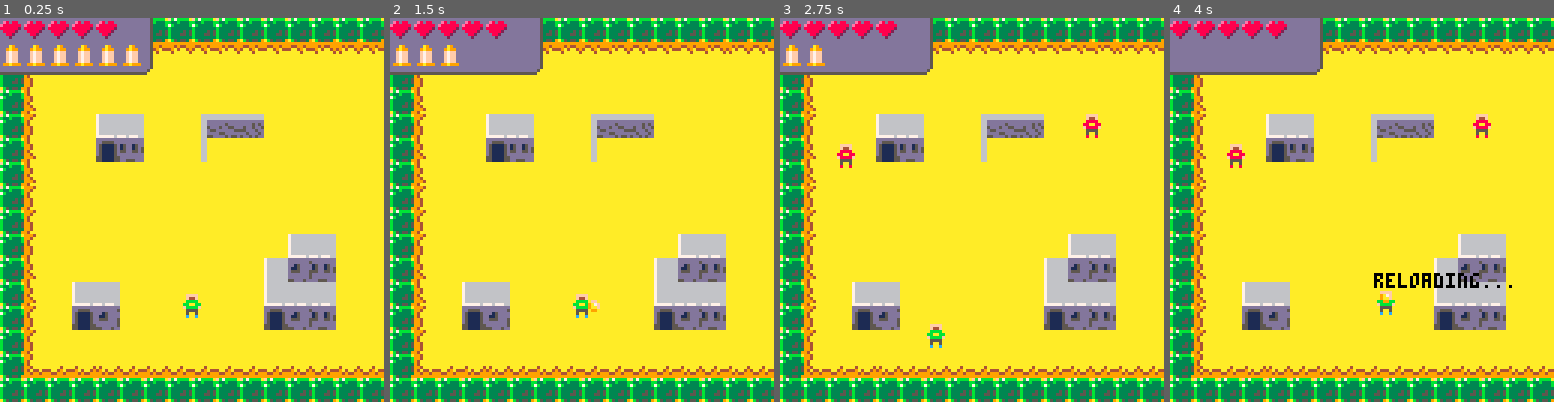
Above: before the commit, frames 1-4 (left to right).
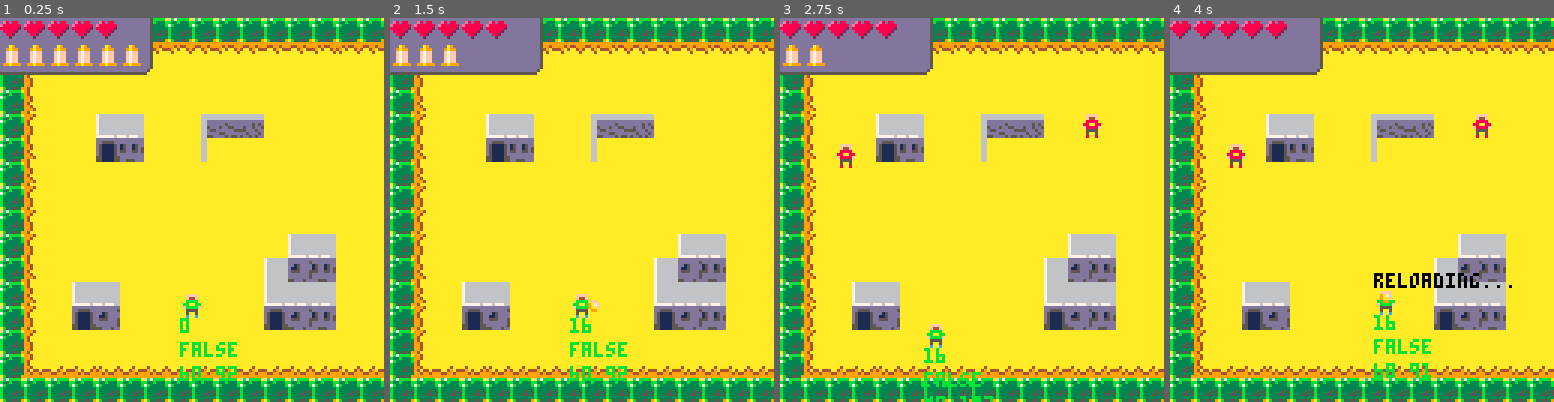
Above: after the commit, the same moments.

Repository: NinetiesPaul/PicoWest
Game: PICO-8 cartridge picowest.p8
Same seed, same stepped clock (60 frames per second), same inputs: the game is played once before the commit and once after it.
Inputs:
- Up to frame 1 (0.25 s): no input
- Up to frame 2 (1.5 s): tap O (Z key) at 0.33, 0.7, 1.43 s; tap X (X key) at 1.07 s
- Up to frame 3 (2.75 s): hold Left 1.97-2.37 s; tap X (X key) at 2.07, 2.4, 2.73 s; tap O (Z key) at 2.22 s; hold Down from 2.42 s (still down)
- Up to frame 4 (4 s): release Down at 2.82 s; hold Right 2.87-3.53 s; tap X (X key) at 3.07, 3.4, 3.73 s; tap O (Z key) at 3.1, 3.98 s; hold Up from 3.58 s (still down)

The runs differ from the first frame. In frame 1, 0.6% of the frame differs, in the area x 46-62%, y 78-95%; in frame 2, 0.6%; in frame 3, 0.4%; in frame 4, 0.6%, in the area x 53-68%, y 77-94%.

Commit message:
basic second floor logic

Diff:
--- a/picowest.p8
+++ b/picowest.p8
@@ -25,8 +25,10 @@
  player.ph=0
  player.lx=0
  player.ly=0
+ player.tile=0
 
  second_floor = false
+ on_second_floor = false
 
 	gui_cely = 3
 	gui_sy = 104
@@ -86,14 +88,28 @@
  map(0,16, 0,128, 16,16)
 
  if second_floor then
-  map(16,6, 64,160, 2,2)
+  mset(8,20,39)
+  mset(9,20,50)
+  mset(8,21,35)
+  mset(9,21,40)
+ 	mset(4,26,53)
+ end
+
+ if on_second_floor then
+  mset(8,20,45)
+  mset(9,20,45)
+  mset(8,21,37)
+  mset(9,21,37)
+
+  mset(9,21,61)
+ 	mset(4,26,35)
  end
 
  spr(player.sprite, player.x, player.y)
 
  camera(camx,camy)
 
-	map(16,gui_cely,0,gui_sy,8,3)
+	map(16,gui_cely,0,gui_sy,7,3)
 
  for i=1, player.l do
   spr(004,-8+i*8,gui_ly)
@@ -105,6 +121,14 @@
  if (player.reloading == true) then
   print("reloading...",player.x,player.y-6,0)
  end
+
+ --print(player.pc,player.x,player.y+8,11)
+ --print(player.pd,player.x,player.y+16,11)
+
+ print(player.tile,player.x,player.y+8,11)
+ print(on_second_floor,player.x,player.y+16,11)
+
+ print(player.x .." "..player.y,player.x,player.y+24,11)
 
 	foreach(bullet, draw_bullet)
  foreach(enemy, draw_enemy)
@@ -118,7 +142,7 @@
  player.pb=mget((flr(player.x)/8),(flr(player.y+7)/8))
 
  player.pc=mget((flr(player.x+1)/8),(flr(player.y-1)/8))
- player.pd=mget((flr(player.x+6)/8),(flr(player.y+1)/8))
+ player.pd=mget((flr(player.x+6)/8),(flr(player.y-1)/8))
 
  player.pe=mget((flr(player.x+7)/8),(flr(player.y)/8))
  player.pf=mget((flr(player.x+7)/8),(flr(player.y+7)/8))
@@ -257,10 +281,22 @@
  		)
 
  	door = fget(tile,1)
+		player.tile = tile
+
+ 	if (tile == 039) then
+ 		player.x = 80
+ 		player.y = 167
+ 		on_second_floor=true
+		end
+
+ 	if (tile == 061) then
+ 		player.x = 55
+ 		player.y = 165
+ 		on_second_floor=false
+		end
 
  	if door then
-
- 		if tile == 028 then second_floor=true end
+ 		if (tile == 028) second_floor=true
 
 	  player.lx=player.x
 	  player.ly=player.y
@@ -335,16 +371,10 @@
 
 function draw_enemy(e)
  spr(e.s,e.x,e.y)
-
- --rect(e.x,e.y,e.x,e.y,3)
- --rect(e.x,e.y+7,e.x,e.y+7,3)
- --rect(e.x+7,e.y,e.x+7,e.y,3)
- --rect(e.x+7,e.y+7,e.x+7,e.y+7,3)
 end
 
 function move_enemy(e)
  if e.ep==true then
-
   if (e.x<=e.px and e.mcd==false and e.mr==true) then
    e.x+=2
    if (e.x>=e.px) e.x=e.px e.mcd=true
@@ -599,137 +626,41 @@
 
 
 
-…(96 lines of a section not shown)…
 __gff__
-0000000100010101010101010101000020000000000000000002000002000000000000010100000100010000000000000100010101000100000000000000000000000000000000000000000000000000000000000000000000000000000000000000000000000000000000000000000000000000000000000000000000000000
-0000000000000000000000000000000000000000000000000000000000000000000000000000000000000000000000000000000000000000000000000000000000000000000000000000000000000000000000000000000000000000000000000000000000000000000000000000000000000000000000000000000000000000
+0000000100010101010101010101000020000000000000000002000002000000000000010100000001010000000000000100010001000100000000000000000000000000000000000000000000000000000000080808000000000000000000000000080808080000000000000000000000000808080800000000000000000000
+0000080808080000000000000000000000000000000000000000000000000000000000000000000000000000000000000000000000000000000000000000000000000000000000000000000000000000000000000000000000000000000000000000000000000000000000000000000000000000000000000000000000000000
 __map__
-303030303030303030303030303030302a2a2a2a2a2a3a3d3d3d3d3d3d3d3d3d3d3d3d3d3d3d3d3d3d3d3d3d3d3d3d3d3d3d3d3d3d3d3d3d3d3d3d3d3d3d3d3d3d3d3d3d3d3d3d3d3d3d3d3d3d3d3d3d3d3d3d3d3d3d3d3d3d3d3d3d3d3d3d3d3d3d3d3d3d3d3d3d3d3d3d3d3d3d3d3d3d3d3d3d3d3d3d3d3d3d3d3d3d3d3d3d
-301113141314131413141313131414132a2a2a2a2a2a3a3d3d3d3d3d3d3d3d3d3d3d3d3d3d3d3d3d3d3d3d3d3d3d3d3d3d3d3d3d3d3d3d3d3d3d3d3d3d3d3d3d3d3d3d3d3d3d3d3d3d3d3d3d3d3d3d3d3d3d3d3d3d3d3d3d3d3d3d3d3d3d3d3d3d3d3d3d3d3d3d3d3d3d3d3d3d3d3d3d3d3d3d3d3d3d3d3d3d3d3d3d3d3d3d3d
-301510101010101010101010101010103b3b3b3b3b3b3c3d3d3d3d3d3d3d3d3d3d3d3d3d3d3d3d3d3d3d3d3d3d3d3d3d3d3d3d3d3d3d3d3d3d3d3d3d3d3d3d3d3d3d3d3d3d3d3d3d3d3d3d3d3d3d3d3d3d3d3d3d3d3d3d3d3d3d3d3d3d3d3d3d3d3d3d3d3d3d3d3d3d3d3d3d3d3d3d3d3d3d3d3d3d3d3d3d3d3d3d3d3d3d3d3d
-301610101010101010101010101010102b2b2b2b2b2b2c3d3d3d3d3d3d3d3d3d3d3d3d3d3d3d3d3d3d3d3d3d3d3d3d3d3d3d3d3d3d3d3d3d3d3d3d3d3d3d3d3d3d3d3d3d3d3d3d3d3d3d3d3d3d3d3d3d3d3d3d3d3d3d3d3d3d3d3d3d3d3d3d3d3d3d3d3d3d3d3d3d3d3d3d3d3d3d3d3d3d3d3d3d3d3d3d3d3d3d3d3d3d3d3d3d
-30151010090a101007050610101010102a2a2a2a2a2a3a3d3d3d3d3d3d3d3d3d3d3d3d3d3d3d3d3d3d3d3d3d3d3d3d3d3d3d3d3d3d3d3d3d3d3d3d3d3d3d3d3d3d3d3d3d3d3d3d3d3d3d3d3d3d3d3d3d3d3d3d3d3d3d3d3d3d3d3d3d3d3d3d3d3d3d3d3d3d3d3d3d3d3d3d3d3d3d3d3d3d3d3d3d3d3d3d3d3d3d3d3d3d3d3d3d
-30161010191b101008101010101010102a2a2a2a2a2a3a3d3d3d3d3d3d3d3d3d3d3d3d3d3d3d3d3d3d3d3d3d3d3d3d3d3d3d3d3d3d3d3d3d3d3d3d3d3d3d3d3d3d3d3d3d3d3d3d3d3d3d3d3d3d3d3d3d3d3d3d3d3d3d3d3d3d3d3d3d3d3d3d3d3d3d3d3d3d3d3d3d3d3d3d3d3d3d3d3d3d3d3d3d3d3d3d3d3d3d3d3d3d3d3d3d
-3016101010101010101010101010101027323d3d3d3d3d3d3d3d3d3d3d3d3d3d3d3d3d3d3d3d3d3d3d3d3d3d3d3d3d3d3d3d3d3d3d3d3d3d3d3d3d3d3d3d3d3d3d3d3d3d3d3d3d3d3d3d3d3d3d3d3d3d3d3d3d3d3d3d3d3d3d3d3d3d3d3d3d3d3d3d3d3d3d3d3d3d3d3d3d3d3d3d3d3d3d3d3d3d3d3d3d3d3d3d3d3d3d3d3d3d
-3015101010101010101010101010101023283d3d3d3d3d3d3d3d3d3d3d3d3d3d3d3d3d3d3d3d3d3d3d3d3d3d3d3d3d3d3d3d3d3d3d3d3d3d3d3d3d3d3d3d3d3d3d3d3d3d3d3d3d3d3d3d3d3d3d3d3d3d3d3d3d3d3d3d3d3d3d3d3d3d3d3d3d3d3d3d3d3d3d3d3d3d3d3d3d3d3d3d3d3d3d3d3d3d3d3d3d3d3d3d3d3d3d3d3d3d
-301510101010101010101010101010103d3d3d3d3d3d3d3d3d3d3d3d3d3d3d3d3d3d3d3d3d3d3d3d3d3d3d3d3d3d3d3d3d3d3d3d3d3d3d3d3d3d3d3d3d3d3d3d3d3d3d3d3d3d3d3d3d3d3d3d3d3d3d3d3d3d3d3d3d3d3d3d3d3d3d3d3d3d3d3d3d3d3d3d3d3d3d3d3d3d3d3d3d3d3d3d3d3d3d3d3d3d3d3d3d3d3d3d3d3d3d3d
-301510101010101010101010090a10103d3d3d3d3d3d3d3d3d3d3d3d3d3d3d3d3d3d3d3d3d3d3d3d3d3d3d3d3d3d3d3d3d3d3d3d3d3d3d3d3d3d3d3d3d3d3d3d3d3d3d3d3d3d3d3d3d3d3d3d3d3d3d3d3d3d3d3d3d3d3d3d3d3d3d3d3d3d3d3d3d3d3d3d3d3d3d3d3d3d3d3d3d3d3d3d3d3d3d3d3d3d3d3d3d3d3d3d3d3d3d3d
-30161010101010101010100b0c0d10103d3d3d3d3d3d3d3d3d3d3d3d3d3d3d3d3d3d3d3d3d3d3d3d3d3d3d3d3d3d3d3d3d3d3d3d3d3d3d3d3d3d3d3d3d3d3d3d3d3d3d3d3d3d3d3d3d3d3d3d3d3d3d3d3d3d3d3d3d3d3d3d3d3d3d3d3d3d3d3d3d3d3d3d3d3d3d3d3d3d3d3d3d3d3d3d3d3d3d3d3d3d3d3d3d3d3d3d3d3d3d3d
-301610090a101010101010090a0a10103d3d3d3d3d3d3d3d3d3d3d3d3d3d3d3d3d3d3d3d3d3d3d3d3d3d3d3d3d3d3d3d3d3d3d3d3d3d3d3d3d3d3d3d3d3d3d3d3d3d3d3d3d3d3d3d3d3d3d3d3d3d3d3d3d3d3d3d3d3d3d3d3d3d3d3d3d3d3d3d3d3d3d3d3d3d3d3d3d3d3d3d3d3d3d3d3d3d3d3d3d3d3d3d3d3d3d3d3d3d3d3d
-301510191a1010101010101c1a1b10103d3d3d3d3d3d3d3d3d3d3d3d3d3d3d3d3d3d3d3d3d3d3d3d3d3d3d3d3d3d3d3d3d3d3d3d3d3d3d3d3d3d3d3d3d3d3d3d3d3d3d3d3d3d3d3d3d3d3d3d3d3d3d3d3d3d3d3d3d3d3d3d3d3d3d3d3d3d3d3d3d3d3d3d3d3d3d3d3d3d3d3d3d3d3d3d3d3d3d3d3d3d3d3d3d3d3d3d3d3d3d3d
-301510101010101010101010101010103d3d3d3d3d3d3d3d3d3d3d3d3d3d3d3d3d3d3d3d3d3d3d3d3d3d3d3d3d3d3d3d3d3d3d3d3d3d3d3d3d3d3d3d3d3d3d3d3d3d3d3d3d3d3d3d3d3d3d3d3d3d3d3d3d3d3d3d3d3d3d3d3d3d3d3d3d3d3d3d3d3d3d3d3d3d3d3d3d3d3d3d3d3d3d3d3d3d3d3d3d3d3d3d3d3d3d3d3d3d3d3d
-303937383837383737373737383738373d3d3d3d3d3d3d3d3d3d3d3d3d3d3d3d3d3d3d3d3d3d3d3d3d3d3d3d3d3d3d3d3d3d3d3d3d3d3d3d3d3d3d3d3d3d3d3d3d3d3d3d3d3d3d3d3d3d3d3d3d3d3d3d3d3d3d3d3d3d3d3d3d3d3d3d3d3d3d3d3d3d3d3d3d3d3d3d3d3d3d3d3d3d3d3d3d3d3d3d3d3d3d3d3d3d3d3d3d3d3d3d
-303030303030303030303030303030303d3d3d3d3d3d3d3d3d3d3d3d3d3d3d3d3d3d3d3d3d3d3d3d3d3d3d3d3d3d3d3d3d3d3d3d3d3d3d3d3d3d3d3d3d3d3d3d3d3d3d3d3d3d3d3d3d3d3d3d3d3d3d3d3d3d3d3d3d3d3d3d3d3d3d3d3d3d3d3d3d3d3d3d3d3d3d3d3d3d3d3d3d3d3d3d3d3d3d3d3d3d3d3d3d3d3d3d3d3d3d3d
-292929292929292929292929292929293d3d3d3d3d3d3d3d3d3d3d3d3d3d3d3d3d3d3d3d3d3d3d3d3d3d3d3d3d3d3d3d3d3d3d3d3d3d3d3d3d3d3d3d3d3d3d3d3d3d3d3d3d3d3d3d3d3d3d3d3d3d3d3d3d3d3d3d3d3d3d3d3d3d3d3d3d3d3d3d3d3d3d3d3d3d3d3d3d3d3d3d3d3d3d3d3d3d3d3d3d3d3d3d3d3d3d3d3d3d3d3d
-292929292929292929292929292929293d3d3d3d3d3d3d3d3d3d3d3d3d3d3d3d3d3d3d3d3d3d3d3d3d3d3d3d3d3d3d3d3d3d3d3d3d3d3d3d3d3d3d3d3d3d3d3d3d3d3d3d3d3d3d3d3d3d3d3d3d3d3d3d3d3d3d3d3d3d3d3d3d3d3d3d3d3d3d3d3d3d3d3d3d3d3d3d3d3d3d3d3d3d3d3d3d3d3d3d3d3d3d3d3d3d3d3d3d3d3d3d
-292929292929292929292929292929293d3d3d3d3d3d3d3d3d3d3d3d3d3d3d3d3d3d3d3d3d3d3d3d3d3d3d3d3d3d3d3d3d3d3d3d3d3d3d3d3d3d3d3d3d3d3d3d3d3d3d3d3d3d3d3d3d3d3d3d3d3d3d3d3d3d3d3d3d3d3d3d3d3d3d3d3d3d3d3d3d3d3d3d3d3d3d3d3d3d3d3d3d3d3d3d3d3d3d3d3d3d3d3d3d3d3d3d3d3d3d3d
-292929292929292929292929292929293d3d3d3d3d3d3d3d3d3d3d3d3d3d3d3d3d3d3d3d3d3d3d3d3d3d3d3d3d3d3d3d3d3d3d3d3d3d3d3d3d3d3d3d3d3d3d3d3d3d3d3d3d3d3d3d3d3d3d3d3d3d3d3d3d3d3d3d3d3d3d3d3d3d3d3d3d3d3d3d3d3d3d3d3d3d3d3d3d3d3d3d3d3d3d3d3d3d3d3d3d3d3d3d3d3d3d3d3d3d3d3d
-2929242d2d2d2d2d2d2d2d2d342929293d3d3d3d3d3d3d3d3d3d3d3d3d3d3d3d3d3d3d3d3d3d3d3d3d3d3d3d3d3d3d3d3d3d3d3d3d3d3d3d3d3d3d3d3d3d3d3d3d3d3d3d3d3d3d3d3d3d3d3d3d3d3d3d3d3d3d3d3d3d3d3d3d3d3d3d3d3d3d3d3d3d3d3d3d3d3d3d3d3d3d3d3d3d3d3d3d3d3d3d3d3d3d3d3d3d3d3d3d3d3d3d
-292924252525252525252525342929293d3d3d3d3d3d3d3d3d3d3d3d3d3d3d3d3d3d3d3d3d3d3d3d3d3d3d3d3d3d3d3d3d3d3d3d3d3d3d3d3d3d3d3d3d3d3d3d3d3d3d3d3d3d3d3d3d3d3d3d3d3d3d3d3d3d3d3d3d3d3d3d3d3d3d3d3d3d3d3d3d3d3d3d3d3d3d3d3d3d3d3d3d3d3d3d3d3d3d3d3d3d3d3d3d3d3d3d3d3d3d3d
-292924252525252525252525342929293d3d3d3d3d3d3d3d3d3d3d3d3d3d3d3d3d3d3d3d3d3d3d3d3d3d3d3d3d3d3d3d3d3d3d3d3d3d3d3d3d3d3d3d3d3d3d3d3d3d3d3d3d3d3d3d3d3d3d3d3d3d3d3d3d3d3d3d3d3d3d3d3d3d3d3d3d3d3d3d3d3d3d3d3d3d3d3d3d3d3d3d3d3d3d3d3d3d3d3d3d3d3d3d3d3d3d3d3d3d3d3d
-292924252525252525252525342929293d3d3d3d3d3d3d3d3d3d3d3d3d3d3d3d3d3d3d3d3d3d3d3d3d3d3d3d3d3d3d3d3d3d3d3d3d3d3d3d3d3d3d3d3d3d3d3d3d3d3d3d3d3d3d3d3d3d3d3d3d3d3d3d3d3d3d3d3d3d3d3d3d3d3d3d3d3d3d3d3d3d3d3d3d3d3d3d3d3d3d3d3d3d3d3d3d3d3d3d3d3d3d3d3d3d3d3d3d3d3d3d
-292924252525252525252525342929293d3d3d3d3d3d3d3d3d3d3d3d3d3d3d3d3d3d3d3d3d3d3d3d3d3d3d3d3d3d3d3d3d3d3d3d3d3d3d3d3d3d3d3d3d3d3d3d3d3d3d3d3d3d3d3d3d3d3d3d3d3d3d3d3d3d3d3d3d3d3d3d3d3d3d3d3d3d3d3d3d3d3d3d3d3d3d3d3d3d3d3d3d3d3d3d3d3d3d3d3d3d3d3d3d3d3d3d3d3d3d3d
-292924252525252525252525342929293d3d3d3d3d3d3d3d3d3d3d3d3d3d3d3d3d3d3d3d3d3d3d3d3d3d3d3d3d3d3d3d3d3d3d3d3d3d3d3d3d3d3d3d3d3d3d3d3d3d3d3d3d3d3d3d3d3d3d3d3d3d3d3d3d3d3d3d3d3d3d3d3d3d3d3d3d3d3d3d3d3d3d3d3d3d3d3d3d3d3d3d3d3d3d3d3d3d3d3d3d3d3d3d3d3d3d3d3d3d3d3d
-292926233523232323232323362929293d3d3d3d3d3d3d3d3d3d3d3d3d3d3d3d3d3d3d3d3d3d3d3d3d3d3d3d3d3d3d3d3d3d3d3d3d3d3d3d3d3d3d3d3d3d3d3d3d3d3d3d3d3d3d3d3d3d3d3d3d3d3d3d3d3d3d3d3d3d3d3d3d3d3d3d3d3d3d3d3d3d3d3d3d3d3d3d3d3d3d3d3d3d3d3d3d3d3d3d3d3d3d3d3d3d3d3d3d3d3d3d
-292929292929292929292929292929293d3d3d3d3d3d3d3d3d3d3d3d3d3d3d3d3d3d3d3d3d3d3d3d3d3d3d3d3d3d3d3d3d3d3d3d3d3d3d3d3d3d3d3d3d3d3d3d3d3d3d3d3d3d3d3d3d3d3d3d3d3d3d3d3d3d3d3d3d3d3d3d3d3d3d3d3d3d3d3d3d3d3d3d3d3d3d3d3d3d3d3d3d3d3d3d3d3d3d3d3d3d3d3d3d3d3d3d3d3d3d3d
-292929292929292929292929292929293d3d3d3d3d3d3d3d3d3d3d3d3d3d3d3d3d3d3d3d3d3d3d3d3d3d3d3d3d3d3d3d3d3d3d3d3d3d3d3d3d3d3d3d3d3d3d3d3d3d3d3d3d3d3d3d3d3d3d3d3d3d3d3d3d3d3d3d3d3d3d3d3d3d3d3d3d3d3d3d3d3d3d3d3d3d3d3d3d3d3d3d3d3d3d3d3d3d3d3d3d3d3d3d3d3d3d3d3d3d3d3d
-292929292929292929292929292929293d3d3d3d3d3d3d3d3d3d3d3d3d3d3d3d3d3d3d3d3d3d3d3d3d3d3d3d3d3d3d3d3d3d3d3d3d3d3d3d3d3d3d3d3d3d3d3d3d3d3d3d3d3d3d3d3d3d3d3d3d3d3d3d3d3d3d3d3d3d3d3d3d3d3d3d3d3d3d3d3d3d3d3d3d3d3d3d3d3d3d3d3d3d3d3d3d3d3d3d3d3d3d3d3d3d3d3d3d3d3d3d
-292929292929292929292929292929293d3d3d3d3d3d3d3d3d3d3d3d3d3d3d3d3d3d3d3d3d3d3d3d3d3d3d3d3d3d3d3d3d3d3d3d3d3d3d3d3d3d3d3d3d3d3d3d3d3d3d3d3d3d3d3d3d3d3d3d3d3d3d3d3d3d3d3d3d3d3d3d3d3d3d3d3d3d3d3d3d3d3d3d3d3d3d3d3d3d3d3d3d3d3d3d3d3d3d3d3d3d3d3d3d3d3d3d3d3d3d3d
-292929292929292929292929292929293d3d3d3d3d3d3d3d3d3d3d3d3d3d3d3d3d3d3d3d3d3d3d3d3d3d3d3d3d3d3d3d3d3d3d3d3d3d3d3d3d3d3d3d3d3d3d3d3d3d3d3d3d3d3d3d3d3d3d3d3d3d3d3d3d3d3d3d3d3d3d3d3d3d3d3d3d3d3d3d3d3d3d3d3d3d3d3d3d3d3d3d3d3d3d3d3d3d3d3d3d3d3d3d3d3d3d3d3d3d3d3d
-
-
+303030303030303030303030303030302a2a2a2a2a2a3affffffffffffffffffffffffffffffffffffffffffffffffffffffffffffffffffffffffffffffffffffffffffffffffffffffffffffffffffffffffffffffffffffffffffffffffffffffffffffffffffffffffffffffffffffffffffffffffffffffffffffffffff
+301113141314131413141313131414132a2a2a2a2a2a3affffffffffffffffffffffffffffffffffffffffffffffffffffffffffffffffffffffffffffffffffffffffffffffffffffffffffffffffffffffffffffffffffffffffffffffffffffffffffffffffffffffffffffffffffffffffffffffffffffffffffffffffff
+301510101010101010101010101010103b3b3b3b3b3b3cffffffffffffffffffffffffffffffffffffffffffffffffffffffffffffffffffffffffffffffffffffffffffffffffffffffffffffffffffffffffffffffffffffffffffffffffffffffffffffffffffffffffffffffffffffffffffffffffffffffffffffffffff
+301610101010101010101010101010102b2b2b2b2b2b2cffffffffffffffffffffffffffffffffffffffffffffffffffffffffffffffffffffffffffffffffffffffffffffffffffffffffffffffffffffffffffffffffffffffffffffffffffffffffffffffffffffffffffffffffffffffffffffffffffffffffffffffffff
+30151010090a101007050610101010102a2a2a2a2a2a3affffffffffffffffffffffffffffffffffffffffffffffffffffffffffffffffffffffffffffffffffffffffffffffffffffffffffffffffffffffffffffffffffffffffffffffffffffffffffffffffffffffffffffffffffffffffffffffffffffffffffffffffff
+30161010191b101008101010101010102a2a2a2a2a2a3affffffffffffffffffffffffffffffffffffffffffffffffffffffffffffffffffffffffffffffffffffffffffffffffffffffffffffffffffffffffffffffffffffffffffffffffffffffffffffffffffffffffffffffffffffffffffffffffffffffffffffffffff
+30161010101010101010101010101010ffffffffffffffffffffffffffffffffffffffffffffffffffffffffffffffffffffffffffffffffffffffffffffffffffffffffffffffffffffffffffffffffffffffffffffffffffffffffffffffffffffffffffffffffffffffffffffffffffffffffffffffffffffffffffffffff
+30151010101010101010101010101010ffffffffffffffffffffffffffffffffffffffffffffffffffffffffffffffffffffffffffffffffffffffffffffffffffffffffffffffffffffffffffffffffffffffffffffffffffffffffffffffffffffffffffffffffffffffffffffffffffffffffffffffffffffffffffffffff
+30151010101010101010101010101010ffffffffffffffffffffffffffffffffffffffffffffffffffffffffffffffffffffffffffffffffffffffffffffffffffffffffffffffffffffffffffffffffffffffffffffffffffffffffffffffffffffffffffffffffffffffffffffffffffffffffffffffffffffffffffffffff
+301510101010101010101010090a1010ffffffffffffffffffffffffffffffffffffffffffffffffffffffffffffffffffffffffffffffffffffffffffffffffffffffffffffffffffffffffffffffffffffffffffffffffffffffffffffffffffffffffffffffffffffffffffffffffffffffffffffffffffffffffffffffff
+30161010101010101010100b0c0d1010ffffffffffffffffffffffffffffffffffffffffffffffffffffffffffffffffffffffffffffffffffffffffffffffffffffffffffffffffffffffffffffffffffffffffffffffffffffffffffffffffffffffffffffffffffffffffffffffffffffffffffffffffffffffffffffffff
+301610090a101010101010090a0a1010ffffffffffffffffffffffffffffffffffffffffffffffffffffffffffffffffffffffffffffffffffffffffffffffffffffffffffffffffffffffffffffffffffffffffffffffffffffffffffffffffffffffffffffffffffffffffffffffffffffffffffffffffffffffffffffffff
+301510191a1010101010101c1a1b1010ffffffffffffffffffffffffffffffffffffffffffffffffffffffffffffffffffffffffffffffffffffffffffffffffffffffffffffffffffffffffffffffffffffffffffffffffffffffffffffffffffffffffffffffffffffffffffffffffffffffffffffffffffffffffffffffff
+30151010101010101010101010101010ffffffffffffffffffffffffffffffffffffffffffffffffffffffffffffffffffffffffffffffffffffffffffffffffffffffffffffffffffffffffffffffffffffffffffffffffffffffffffffffffffffffffffffffffffffffffffffffffffffffffffffffffffffffffffffffff
+30393738383738373737373738373837ffffffffffffffffffffffffffffffffffffffffffffffffffffffffffffffffffffffffffffffffffffffffffffffffffffffffffffffffffffffffffffffffffffffffffffffffffffffffffffffffffffffffffffffffffffffffffffffffffffffffffffffffffffffffffffffff
+30303030303030303030303030303030ffffffffffffffffffffffffffffffffffffffffffffffffffffffffffffffffffffffffffffffffffffffffffffffffffffffffffffffffffffffffffffffffffffffffffffffffffffffffffffffffffffffffffffffffffffffffffffffffffffffffffffffffffffffffffffffff
+29292929292929292929292929292929ffffffffffffffffffffffffffffffffffffffffffffffffffffffffffffffffffffffffffffffffffffffffffffffffffffffffffffffffffffffffffffffffffffffffffffffffffffffffffffffffffffffffffffffffffffffffffffffffffffffffffffffffffffffffffffffff
+29292929292929292929292929292929ffffffffffffffffffffffffffffffffffffffffffffffffffffffffffffffffffffffffffffffffffffffffffffffffffffffffffffffffffffffffffffffffffffffffffffffffffffffffffffffffffffffffffffffffffffffffffffffffffffffffffffffffffffffffffffffff
+29292929292929292929292929292929ffffffffffffffffffffffffffffffffffffffffffffffffffffffffffffffffffffffffffffffffffffffffffffffffffffffffffffffffffffffffffffffffffffffffffffffffffffffffffffffffffffffffffffffffffffffffffffffffffffffffffffffffffffffffffffffff
+29292929292929292929292929292929ffffffffffffffffffffffffffffffffffffffffffffffffffffffffffffffffffffffffffffffffffffffffffffffffffffffffffffffffffffffffffffffffffffffffffffffffffffffffffffffffffffffffffffffffffffffffffffffffffffffffffffffffffffffffffffffff
+2929242d2d2d2d2d2d2d2d2d34292929ffffffffffffffffffffffffffffffffffffffffffffffffffffffffffffffffffffffffffffffffffffffffffffffffffffffffffffffffffffffffffffffffffffffffffffffffffffffffffffffffffffffffffffffffffffffffffffffffffffffffffffffffffffffffffffffff
+29292425252525252525252534292929ffffffffffffffffffffffffffffffffffffffffffffffffffffffffffffffffffffffffffffffffffffffffffffffffffffffffffffffffffffffffffffffffffffffffffffffffffffffffffffffffffffffffffffffffffffffffffffffffffffffffffffffffffffffffffffffff
+29292425252525252525252534292929ffffffffffffffffffffffffffffffffffffffffffffffffffffffffffffffffffffffffffffffffffffffffffffffffffffffffffffffffffffffffffffffffffffffffffffffffffffffffffffffffffffffffffffffffffffffffffffffffffffffffffffffffffffffffffffffff
+29292425252525252525252534292929ffffffffffffffffffffffffffffffffffffffffffffffffffffffffffffffffffffffffffffffffffffffffffffffffffffffffffffffffffffffffffffffffffffffffffffffffffffffffffffffffffffffffffffffffffffffffffffffffffffffffffffffffffffffffffffffff
+29292425252525252525252534292929ffffffffffffffffffffffffffffffffffffffffffffffffffffffffffffffffffffffffffffffffffffffffffffffffffffffffffffffffffffffffffffffffffffffffffffffffffffffffffffffffffffffffffffffffffffffffffffffffffffffffffffffffffffffffffffffff
+29292425252525252525252534292929ffffffffffffffffffffffffffffffffffffffffffffffffffffffffffffffffffffffffffffffffffffffffffffffffffffffffffffffffffffffffffffffffffffffffffffffffffffffffffffffffffffffffffffffffffffffffffffffffffffffffffffffffffffffffffffffff
+29292623352323232323232336292929ffffffffffffffffffffffffffffffffffffffffffffffffffffffffffffffffffffffffffffffffffffffffffffffffffffffffffffffffffffffffffffffffffffffffffffffffffffffffffffffffffffffffffffffffffffffffffffffffffffffffffffffffffffffffffffffff
+29292929292929292929292929292929ffffffffffffffffffffffffffffffffffffffffffffffffffffffffffffffffffffffffffffffffffffffffffffffffffffffffffffffffffffffffffffffffffffffffffffffffffffffffffffffffffffffffffffffffffffffffffffffffffffffffffffffffffffffffffffffff
+29292929292929292929292929292929ffffffffffffffffffffffffffffffffffffffffffffffffffffffffffffffffffffffffffffffffffffffffffffffffffffffffffffffffffffffffffffffffffffffffffffffffffffffffffffffffffffffffffffffffffffffffffffffffffffffffffffffffffffffffffffffff
+29292929292929292929292929292929ffffffffffffffffffffffffffffffffffffffffffffffffffffffffffffffffffffffffffffffffffffffffffffffffffffffffffffffffffffffffffffffffffffffffffffffffffffffffffffffffffffffffffffffffffffffffffffffffffffffffffffffffffffffffffffffff
+29292929292929292929292929292929ffffffffffffffffffffffffffffffffffffffffffffffffffffffffffffffffffffffffffffffffffffffffffffffffffffffffffffffffffffffffffffffffffffffffffffffffffffffffffffffffffffffffffffffffffffffffffffffffffffffffffffffffffffffffffffffff
+29292929292929292929292929292929ffffffffffffffffffffffffffffffffffffffffffffffffffffffffffffffffffffffffffffffffffffffffffffffffffffffffffffffffffffffffffffffffffffffffffffffffffffffffffffffffffffffffffffffffffffffffffffffffffffffffffffffffffffffffffffffff
+
+
Not shown, changed: 204 lines of the sprite sheet (__gfx__) section of picowest.p8
